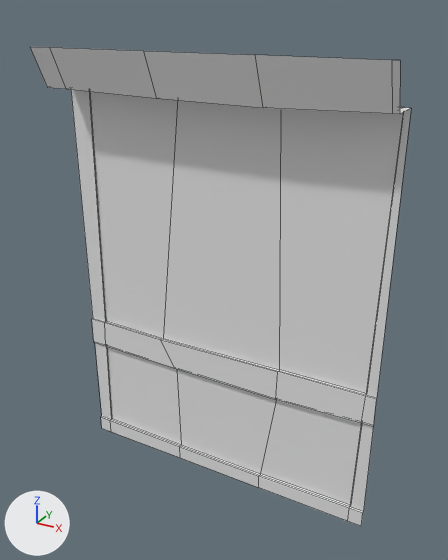
Renders of the FBX model Content/Game_Art/FBX/Archi/SM_Mur_1x2.fbx from each side of a commit.
Before and after are seen from a camera (50 mm lens) standing at (0.65, -1.94, 2.89) and looking at (-0.93, 0.92, 1.46). Lighting does not change. The marker at lower left points along +X, +Y and +Z. Mesh edges are drawn as thin lines. Materials are left out; every surface is plain grey.
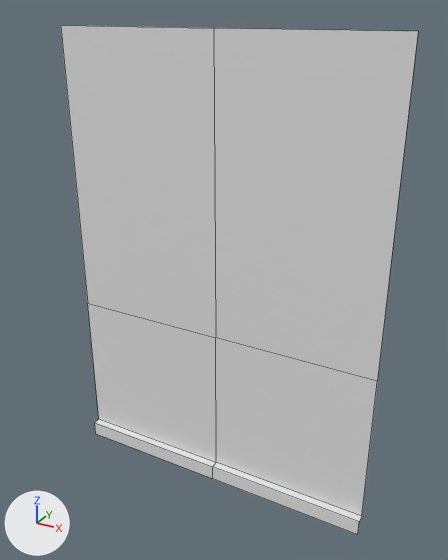
The edits, one by one:
me_cube_005 is used by ob_cube_002; location (0.0, 0.0, 0.0).
me_cube_005 had 76 vertices, 61 faces and spanned x -2.0..0.0, y 0.7..1.0, z 0.0..2.7.
me_cube_005 now has 18 vertices, 8 faces and spans x 0.9..0.95, y 0.0..2.0, z 0.0..2.8.
me_cube_005 part 1: the whole mesh is rebuilt.
Object 'Cube.002' (ob_cube_002) turns from (0, 0, 0) to (0, 0, 90) degrees about x, y and z.

Changed parts and their boxes [x1, y1, x2, y2] in the pictures (448 x 560 px):
'Cube.002', reshaped, turned: before [30, 47, 411, 526]; after [61, 25, 418, 534]
